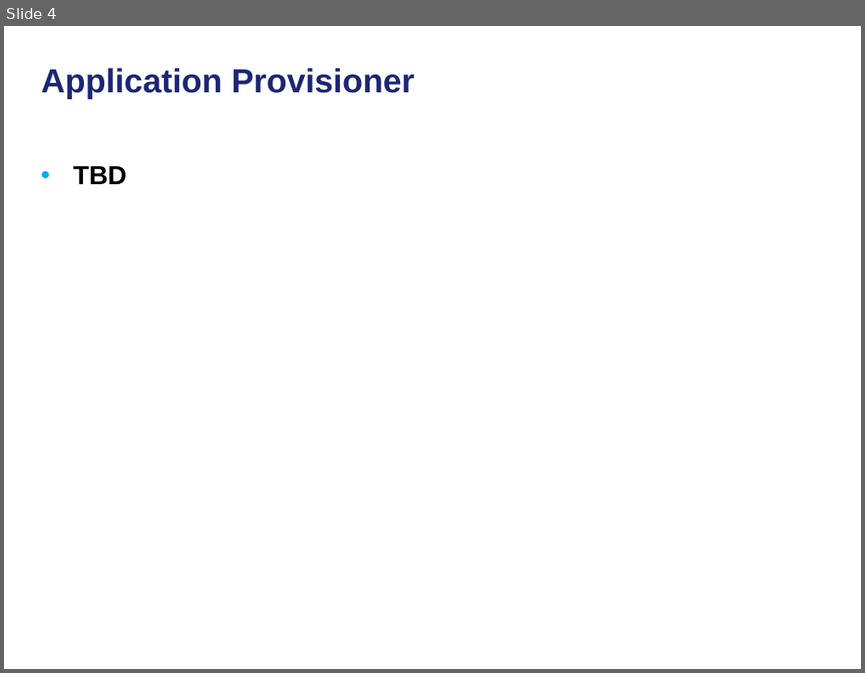
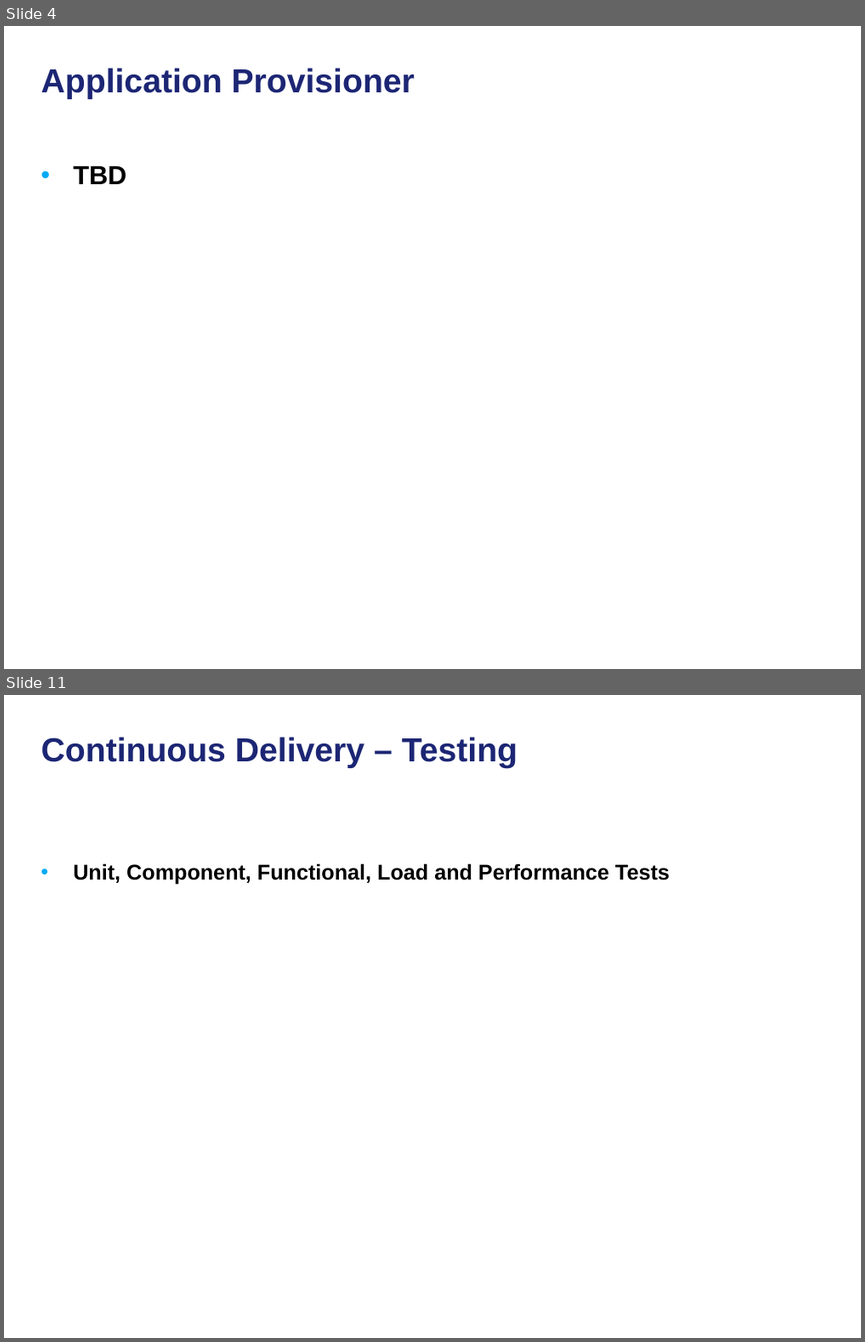
Before and after one commit to NCIP/automation, a slide deck: docs/continuous-delivery-caehr.ppt. Shown one above the other, each under a label of ours: slide 4 before the commit, slides 4 and 11 after it; the slides between them are not shown. The pictures are 865x673 and 865x1342 pixels, drawn with LibreOffice and Linux fonts; fonts in the diff are those of the drawing; background and template pictures are left out. Boxes give left, top, right and bottom in pixels: in the first picture for what was removed or moved away, otherwise in the second. Text is boxed around its words. In the diff, an @@ line names an element or a change of style, - is before the commit and + after.

```diff
--- a/docs/continuous-delivery-caehr.ppt
+++ b/docs/continuous-delivery-caehr.ppt
@@ slide 11 added at bbox=[4, 695, 861, 1338], background picture (left out) @@
@@ title added at bbox=[41, 737, 517, 768], 28 pt, text #1C2674, bold @@
+Continuous Delivery – Testing
@@ text added at bbox=[73, 863, 670, 885], 18 pt, text #000000, bold @@
+• Unit, Component, Functional, Load and Performance Tests
```
Also in this commit, not shown: 2 slides changed, 12 other slides added.
